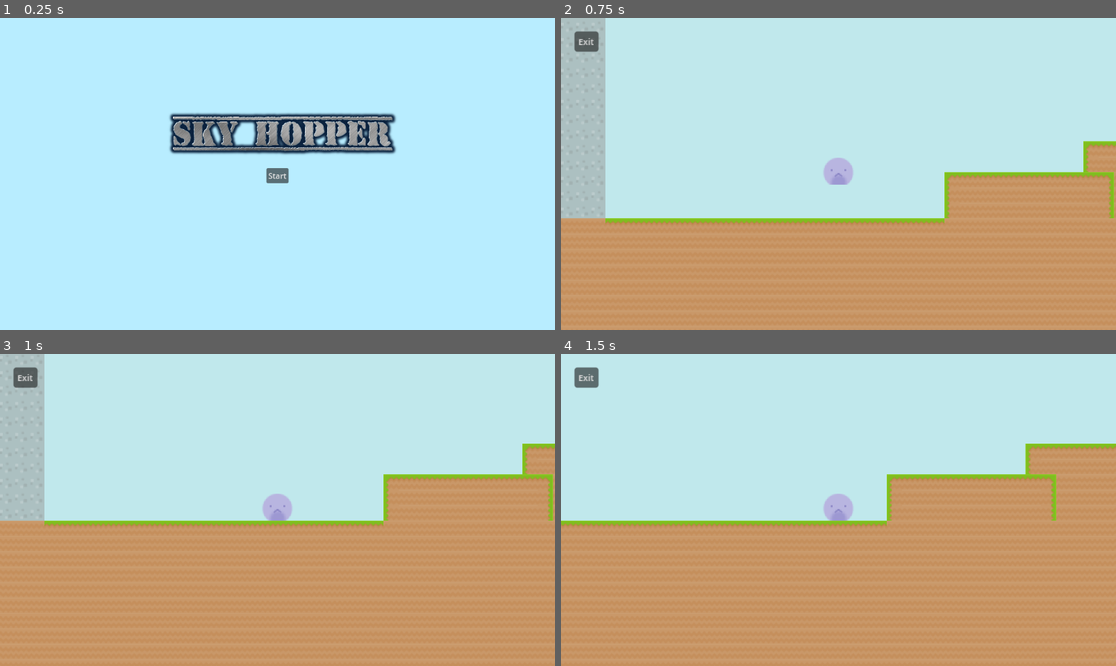
Above: before the commit, frames 1-4 (two rows, left to right).
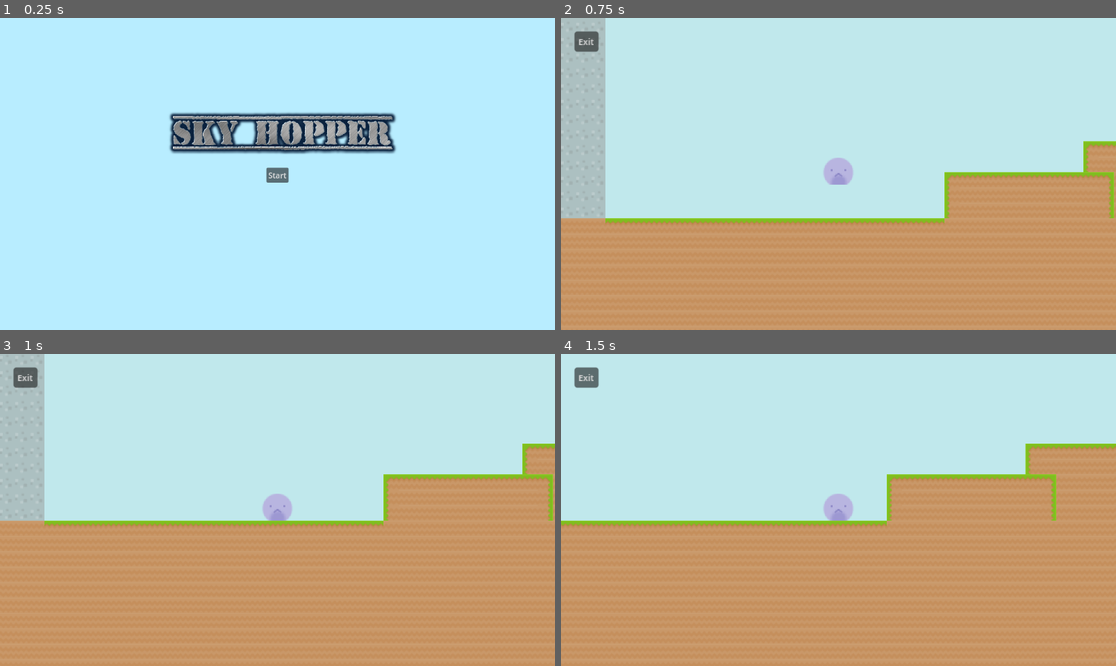
Above: after the commit, the same moments.

Repository: alisha356/Major-Project
Game: Godot game, scene res://main_menu.tscn
Same seed, same stepped clock (60 frames per second), same inputs: the game is played once before the commit and once after it.
Inputs:
- Up to frame 1 (0.25 s): no input
- Up to frame 2 (0.75 s): click "Start" at 0.5 s
- Up to frame 3 (1 s): no input
- Up to frame 4 (1.5 s): tap Enter at 1.25 s; hold Right (move_right) from 1.28 s (still down)

The runs differ from the first frame. In frame 1, 1.9% of the frame differs, in the area x 30-72%, y 30-54%; in frame 2, nothing differs; in frame 3, nothing differs; in frame 4, nothing differs.

Commit message:
Full Screen
The menu and end screen now work even when the game is full-screened

Diff:
--- a/end.tscn
+++ b/end.tscn
@@ -8,10 +8,10 @@
 script = ExtResource("1_ojlvn")
 
 [node name="ColorRect" type="ColorRect" parent="."]
-offset_left = -62.0
-offset_top = -21.0
-offset_right = 1202.0
-offset_bottom = 675.0
+offset_left = -607.0
+offset_top = -427.0
+offset_right = 1810.0
+offset_bottom = 1120.0
 color = Color(0.721569, 0.929412, 1, 1)
 
 [node name="Congrats" type="Sprite2D" parent="."]
@@ -29,4 +29,7 @@
 offset_bottom = 423.0
 text = "Restart"
 
+[node name="Camera2D" type="Camera2D" parent="."]
+position = Vector2(576, 326)
+
 [connection signal="pressed" from="Button" to="." method="_on_button_pressed"]
--- a/main_menu.tscn
+++ b/main_menu.tscn
@@ -7,10 +7,10 @@
 script = ExtResource("1_alnx1")
 
 [node name="ColorRect" type="ColorRect" parent="."]
-offset_left = -32.0
-offset_top = -29.0
-offset_right = 1168.0
-offset_bottom = 663.0
+offset_left = -622.0
+offset_top = -483.0
+offset_right = 1765.0
+offset_bottom = 1053.0
 color = Color(0.721569, 0.929412, 1, 1)
 
 [node name="Start Button" type="Button" parent="."]
@@ -24,4 +24,7 @@
 position = Vector2(587, 240)
 texture = ExtResource("2_mpnys")
 
+[node name="Camera2D" type="Camera2D" parent="."]
+position = Vector2(576, 325)
+
 [connection signal="pressed" from="Start Button" to="." method="_on_start_button_pressed"]
